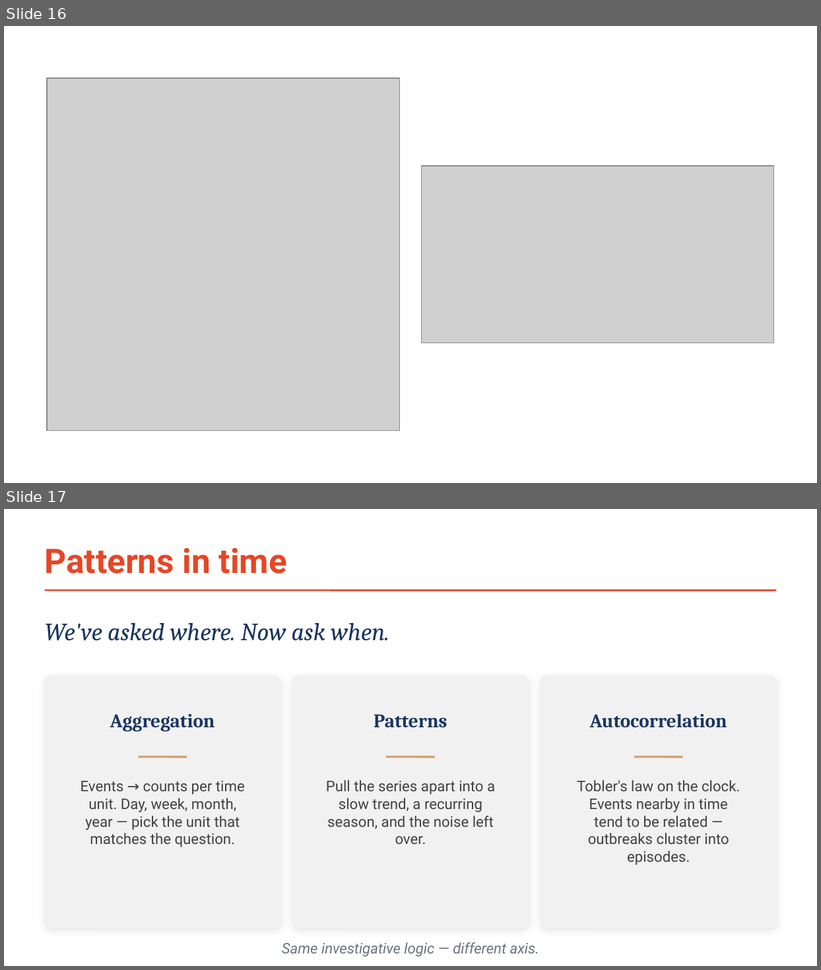
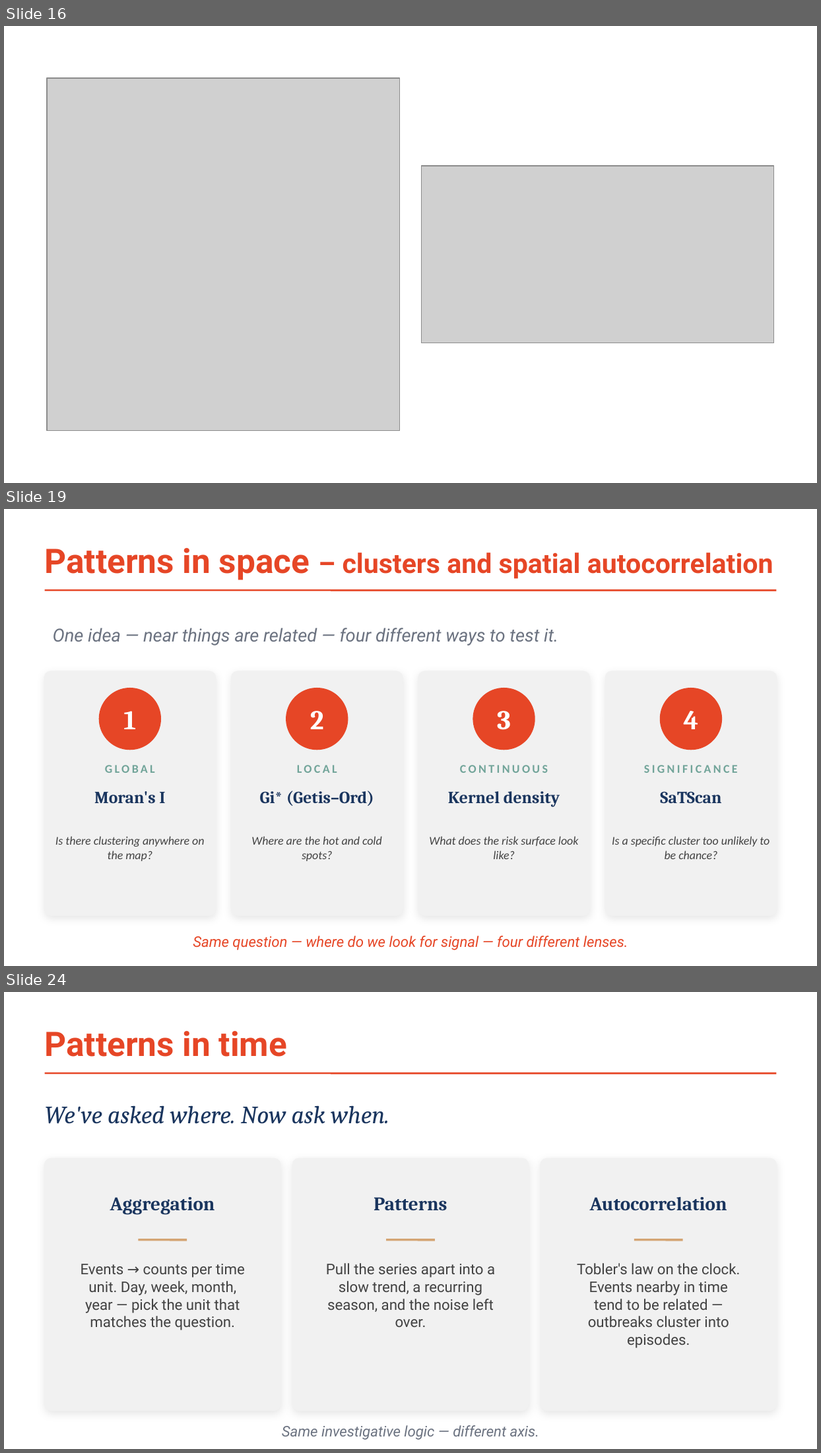
Before and after one commit to RabiesResearch/PH_workshop, a slide deck: part1/ST_Tutorial_Phils2026.pptx. Shown one above the other, each under a label of ours: slides 16 and 17 before the commit, slides 16, 19 and 24 after it; the slides between them are not shown. The pictures are 821x970 and 821x1453 pixels, drawn with LibreOffice and Linux fonts; fonts in the diff are those of the drawing; grey boxes stand for pictures. Boxes give left, top, right and bottom in pixels: in the first picture for what was removed or moved away, otherwise in the second. Text is boxed around its words. In the diff, an @@ line names an element or a change of style, - is before the commit and + after.

```diff
--- a/part1/ST_Tutorial_Phils2026.pptx
+++ b/part1/ST_Tutorial_Phils2026.pptx
@@ slide 19 added at (4,509,817,966), background #FFFFFF @@
@@ text added at (45,548,774,580), 24 pt, text #E64626, bold @@
+Patterns in space – clusters and spatial autocorrelation
@@ line added from (45, 590) to (776, 590), #E64626 1.5 pt @@
@@ text added at (53,628,558,646), 16 pt, text #6B7280, italic @@
+One idea — near things are related — four different ways to test it.
@@ rounded rectangle added at (45,671,215,916), fill #F1F1F1, outline #F1F1F1 1 pt @@
@@ rounded rectangle added at (232,671,403,916), fill #F1F1F1, outline #F1F1F1 1 pt @@
@@ rounded rectangle added at (418,671,589,916), fill #F1F1F1, outline #F1F1F1 1 pt @@
@@ rounded rectangle added at (606,671,776,916), fill #F1F1F1, outline #F1F1F1 1 pt @@
@@ ellipse added at (99,688,162,751), fill #E64626, 24 pt, text #FFFFFF, bold @@
+1
@@ ellipse added at (286,688,349,751), fill #E64626, 24 pt, text #FFFFFF, bold @@
+2
@@ ellipse added at (473,688,536,751), fill #E64626, 24 pt, text #FFFFFF, bold @@
+3
@@ ellipse added at (660,688,723,751), fill #E64626, 24 pt, text #FFFFFF, bold @@
+4
@@ text added at (105,765,155,773), 10.5 pt, text #71A499, bold @@
+GLOBAL
@@ text added at (297,765,337,773), 10.5 pt, text #71A499, bold @@
+LOCAL
@@ text added at (460,765,548,773), 10.5 pt, text #71A499, bold @@
+CONTINUOUS
@@ text added at (644,765,738,773), 10.5 pt, text #71A499, bold @@
+SIGNIFICANCE
@@ text added at (94,791,165,803), 15 pt, text #1A355E, bold @@
+Moran's I
@@ text added at (260,791,374,806), 15 pt, text #1A355E, bold @@
+Gi* (Getis–Ord)
@@ text added at (448,791,560,807), 15 pt, text #1A355E, bold @@
+Kernel density
@@ text added at (660,791,721,803), 15 pt, text #1A355E, bold @@
+SaTScan
@@ text added at (55,836,204,861), 10.5 pt, text #424242, italic @@
+Is there clustering anywhere on the map?
@@ text added at (252,836,382,861), 10.5 pt, text #424242, italic @@
+Where are the hot and cold spots?
@@ text added at (429,836,579,859), 10.5 pt, text #424242, italic @@
+What does the risk surface look like?
@@ text added at (612,836,770,859), 10.5 pt, text #424242, italic @@
+Is a specific cluster too unlikely to be chance?
@@ text added at (193,936,628,951), 13 pt, text #E64626, italic @@
+Same question — where do we look for signal — four different lenses.
@@ what was slide 17 is now slide 24 @@
```
Also in this commit, not shown: 3 slides changed, 6 other slides added, 4 other files.
